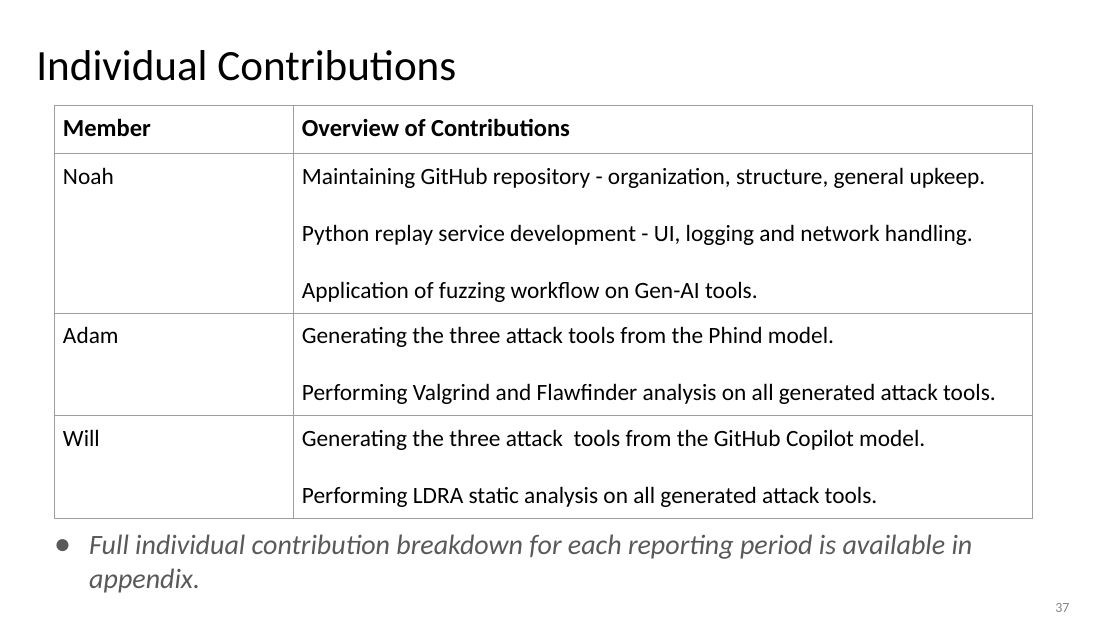
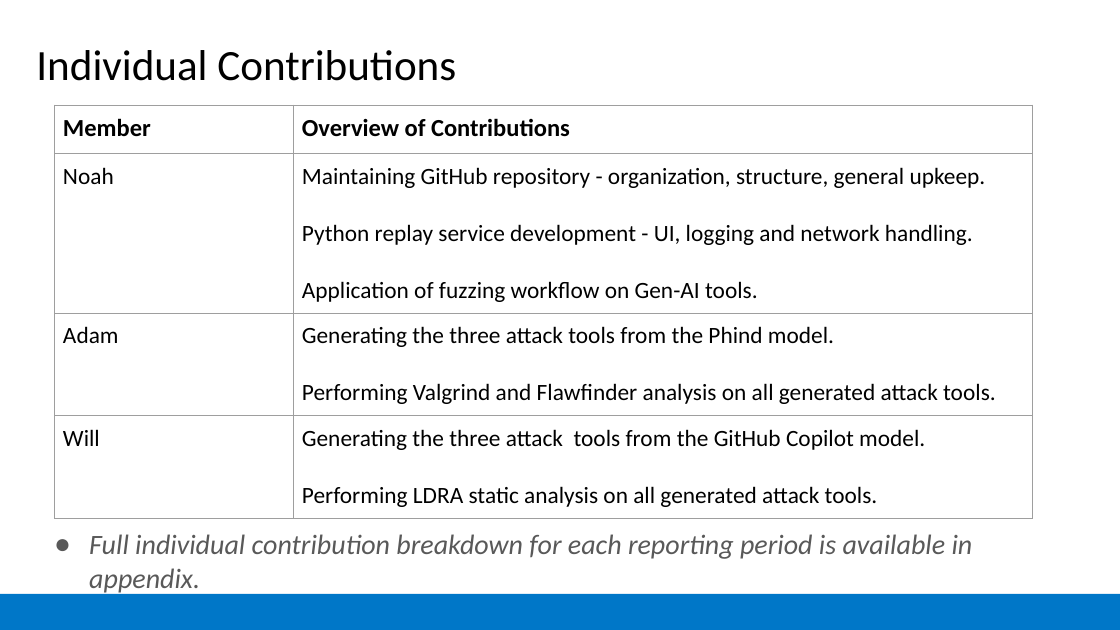
Before and after one commit to NCSickels/chadv1.0, a slide deck: slide 37 of deliverables/design_review/S25_Final_Design_Review/G12_Final_Design_Review_Presentation.pptx. Drawn at 1120x630 pixels with LibreOffice and Linux fonts; fonts in the diff are those of the drawing. Boxes give left, top, right and bottom in pixels: in the first picture for what was removed or moved away, otherwise in the second. Text is boxed around its words. In the diff, an @@ line names an element or a change of style, - is before the commit and + after.

```diff
--- a/deliverables/design_review/S25_Final_Design_Review/G12_Final_Design_Review_Presentation.pptx
+++ b/deliverables/design_review/S25_Final_Design_Review/G12_Final_Design_Review_Presentation.pptx
@@ rectangle added at bbox=[0, 594, 1120, 630], fill #0077C8 @@
@@ page number removed at bbox=[1055, 603, 1069, 612] @@
-37
```
Also in this commit, not shown: 5 other slides changed.
